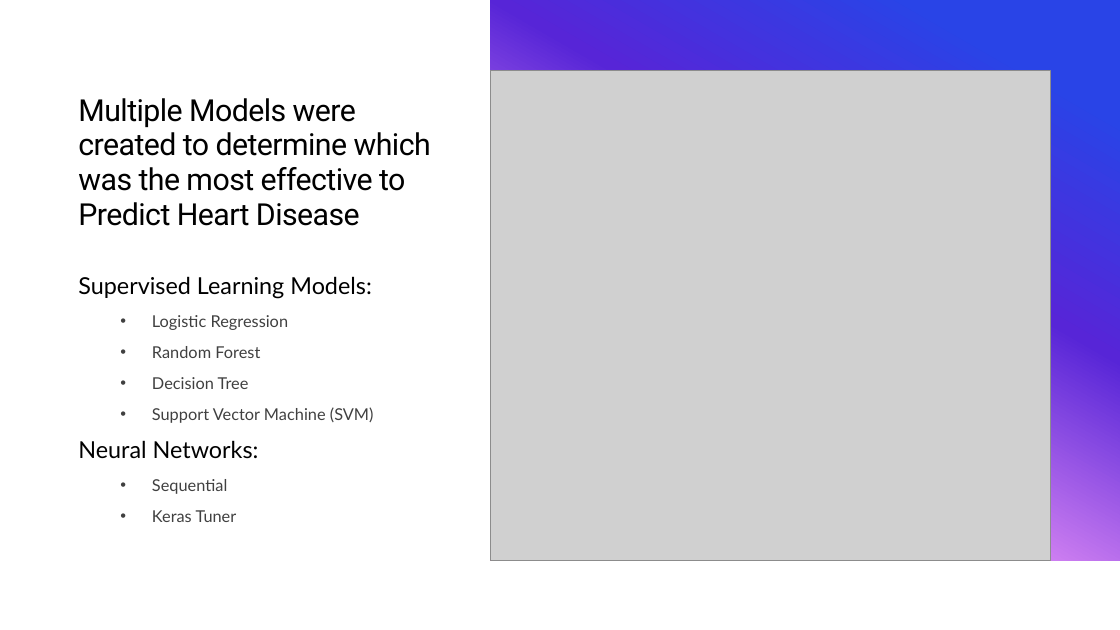
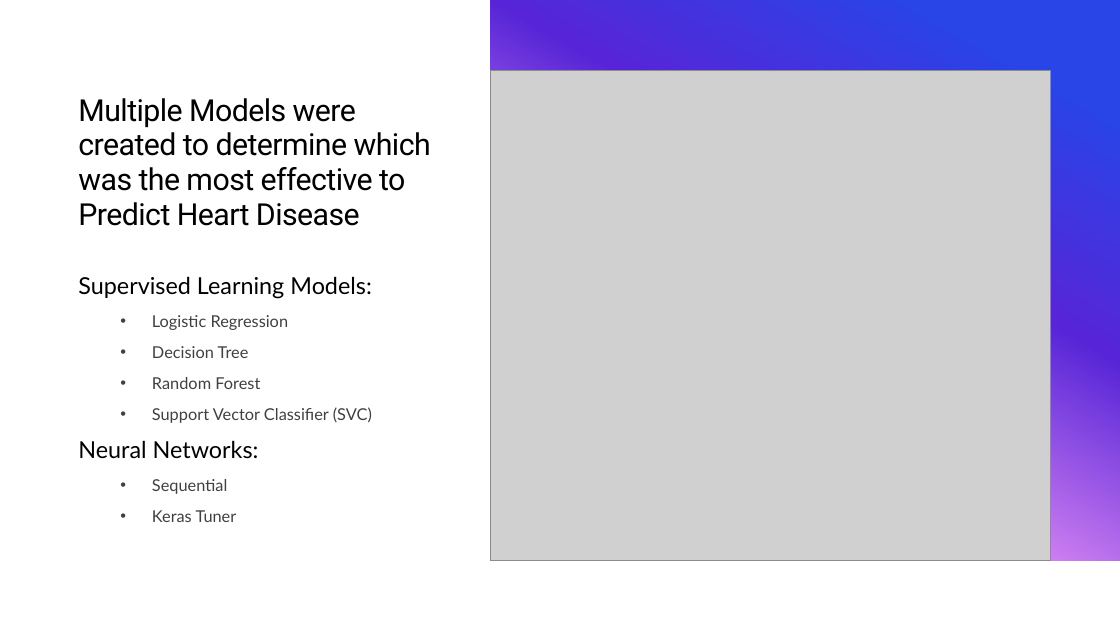
Before and after one commit to b-wild/Heart_Desiease, a slide deck: slide 6 of heart disease heart presentation.pptx. Drawn at 1120x630 pixels with LibreOffice and Linux fonts; fonts in the diff are those of the drawing; grey boxes stand for pictures. Boxes give left, top, right and bottom in pixels: in the first picture for what was removed or moved away, otherwise in the second. Text is boxed around its words. In the diff, an @@ line names an element or a change of style, - is before the commit and + after.

Commit message:
finished up metrics on all models and pp presentation

```diff
--- a/heart disease heart presentation.pptx
+++ b/heart disease heart presentation.pptx
@@ text at <box>152,346,249,358</box>: paragraph added @@
+  • Decision Tree
@@ text at <box>152,407,372,423</box>: text changed @@
-  • Decision Tree
-  • Support Vector Machine (SVM)
+  • Support Vector Classifier (SVC)
```
Also in this commit, not shown: 5 other slides changed, 8 slides added, 6 slides removed, 9 other files.
